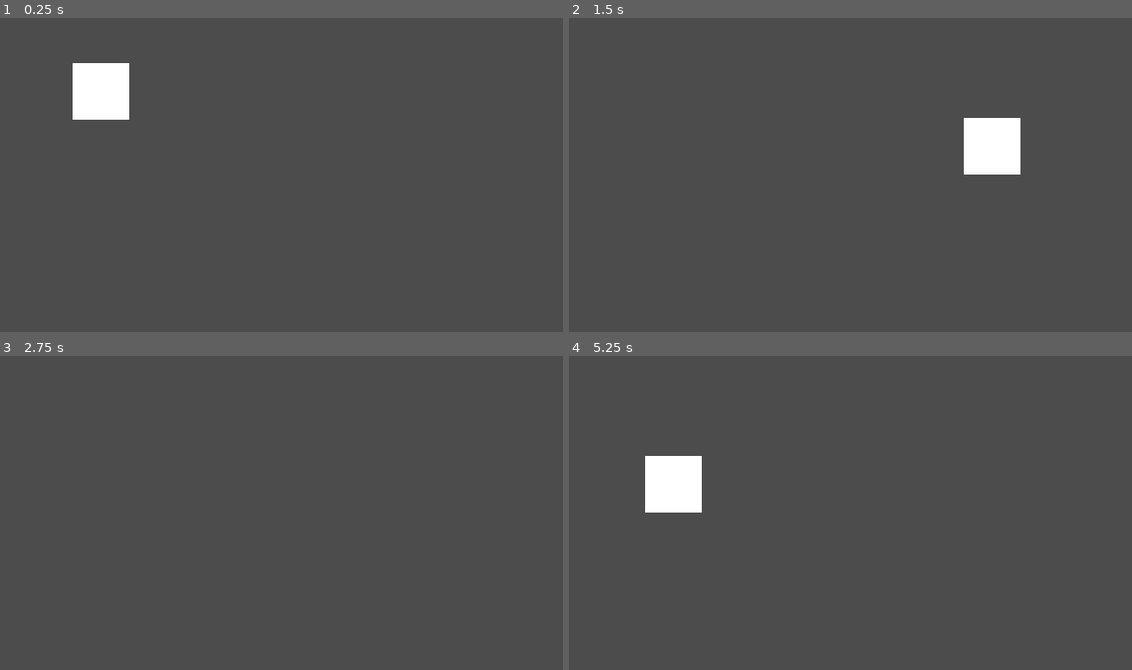
Above: before the commit, frames 1-4 (two rows, left to right).
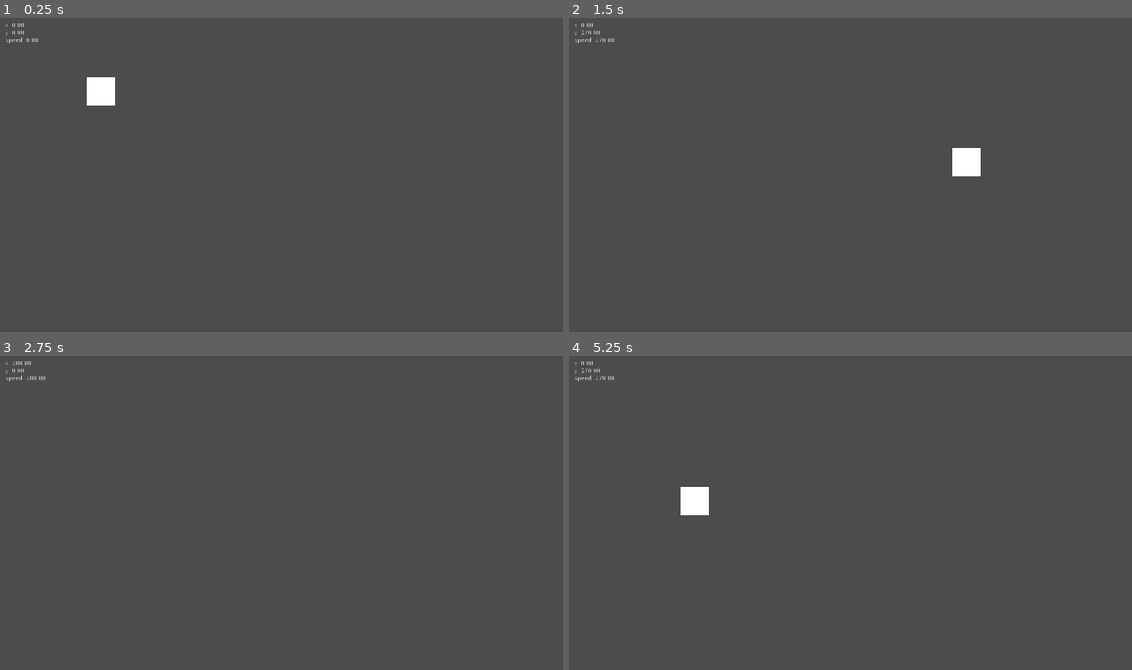
Above: after the commit, the same moments.

Repository: branden-akana/platformgame2
Game: Godot game, scene res://Node2D.tscn
The game is run twice, just before and just after one commit, with the same random seed, the same clock (stepped at 60 frames per second) and the same inputs.
Inputs:
- Up to frame 1 (0.25 s): no input
- Up to frame 2 (1.5 s): tap Enter at 0.5 s; hold D (key_right) 0.53-1.28 s; tap Space (key_dodge) at 0.6, 1.35 s; hold S (key_down) from 1.28 s (still down)
- Up to frame 3 (2.75 s): release S (key_down) at 2.03 s; hold D (key_right) from 2.03 s (still down); tap Space (key_dodge) at 2.1 s
- Up to frame 4 (5.25 s): tap Space (key_dodge) at 2.75, 2.85, 3.6, 4.35, 5.1 s; release D (key_right) at 2.78 s; hold W (key_up) 2.78-3.53 s; tap Enter at 3.5 s; hold A (key_left) 3.53-5.03 s; hold S (key_down) from 5.03 s (still down)

The runs differ from the first frame. In frame 1, 1.4% of the frame differs, in the area x 0-23%, y 1-33%; in frame 2, 1.8%, in the area x 0-81%, y 1-51%; in frame 3, less than 0.1%; in frame 4, 1.7%.

Commit message:
improve movement and add hud

Diff:
--- a/Node2D.tscn
+++ b/Node2D.tscn
@@ -13,4 +13,17 @@
 }
 
 [node name="Sprite" type="Sprite" parent="Player"]
+scale = Vector2( 0.5, 0.5 )
 texture = ExtResource( 1 )
+
+[node name="HUD" type="Node2D" parent="."]
+
+[node name="DebugInfo" type="Label" parent="HUD"]
+margin_left = 5.0
+margin_top = 5.0
+margin_right = 171.0
+margin_bottom = 19.0
+rect_scale = Vector2( 0.25, 0.25 )
+__meta__ = {
+"_edit_use_anchors_": false
+}
--- a/Player/Player.gd
+++ b/Player/Player.gd
@@ -1,9 +1,11 @@
 extends KinematicBody2D
 
 const ACCELERATION = 500
-const MAX_SPEED = 80
-const FRICTION = 500
-const DODGE_SPEED = 3
+const MAX_SPEED = 200
+const FRICTION = 800
+const DODGE_SPEED = 350
+
+onready var debug_info = $"../HUD/DebugInfo"
 
 enum {
 	MOVE,
@@ -28,20 +30,23 @@
 	input_vector = input_vector.normalized()
 
 	if input_vector != Vector2.ZERO:
+		# apply acceleration
 		dodge_vector = input_vector
 		velocity += input_vector * ACCELERATION * delta
 		velocity = velocity.move_toward(input_vector* MAX_SPEED, ACCELERATION * delta)
-	else:
+
+	if velocity.length() > MAX_SPEED or input_vector.length() == 0:
+		# apply friction
 		velocity = velocity.move_toward(Vector2.ZERO, FRICTION * delta)
 
-	print(velocity)
+	debug_info.text = "x: %.2f\ny: %.2f\nspeed: %.2f" % [velocity.x, velocity.y, velocity.length()]
 	move()
 
 	if Input.is_action_just_pressed("key_dodge"):
 		state = DODGE
 
 func dodge_state(delta):
-	velocity = dodge_vector * DODGE_SPEED * MAX_SPEED
+	velocity = dodge_vector * DODGE_SPEED
 	move()
 
 func move():
